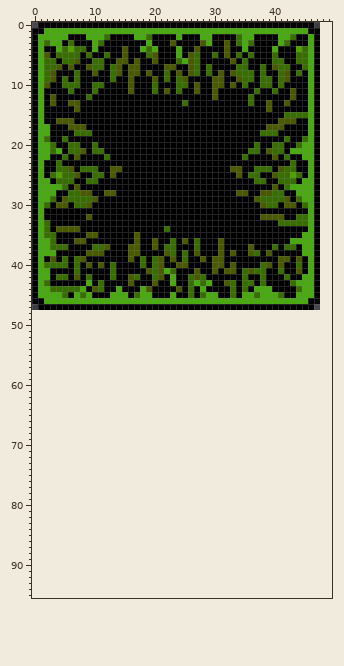
A pixel-art file gets an edit: art_source/tileset.aseprite. That is the earlier state.
48x48 pixels, 1 frame. Colours within 5 levels of each other are drawn and written as one. Shown: x 0..49, y 0..95. The old version is drawn lined up with the new one, on the new canvas.
New version:
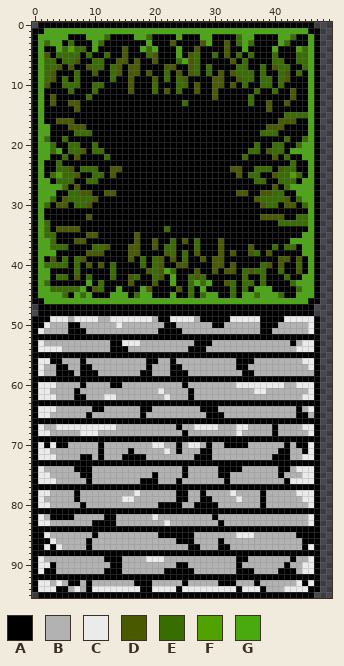
Palette (. is transparent): A #000000  B #b2b2b2  C #ebebeb  D #495900  E #386d00  F #51a200  G #49aa10
The author wrote: feat: adding nine box object
Changes in this commit:
canvas 48x48 -> 96x96
Changed rows in their new state; - is an unchanged pixel.
first column x 0:
48 -AAAAAAAAAAAAAAAAAAAAAAAAAAAAAAAAAAAAAAAAAAAAAA-
49 AAACCCBCCCCBBCCCCCCCBAACCCCBAAAAACCCCCAAAACCCCCA
50 AACBBBAABBBBBBCBBBBBBBAABBBBBBAABBBBBBAAABBBBBCA
51 ACBBBBAAABBBBBBBBBBBBAAAABBBBBBBBBBBBBAABBBBBBCA
52 AAAAAAAAAAAAAAAAAAAAAAAAAAAAAAAAAAAAAAAAAAAAAAAA
53 ACBBBBBBBBBBBAACCCBBBBBBBBBAAABBBBBBBBBBBBBABCCA
54 ACCCCBBBBBBBBAAABBBBBBBBBBAAABBBBBBBBBBBBBBBCCCA
55 AAAAAAAAAAAAAAAAAAAAAAAAAAAAAAAAAAAAAAAAAAAAAAAA
56 ACCAABBBABBBBBBBBBBAABBABBBBBBBBBBAAABBBBBBBBCCA
57 ACBBAABBAABBBBBBBBBABBBAABBBBBBBBBAABBBBBBBBBBCA
58 ACBBAAABAAABBBBBBBAABBBAAABBBBBBBBBAABBBBBBBBBBA
59 AAAAAAAAAAAAAAAAAAAAAAAAAAAAAAAAAAAAAAAAAAAAAAAA
60 ACCCBBBBABBBBAABBBBBBBBBBABBBBBBBBCCCCCCCCBBCCCA
61 ACCBBBBABBBBBBBBBBBBBCBBBBABBBBBBBBBBCCBBBBBBBCA
62 ACCCBBBAABBBCCBBBBBBBBCBBBABBBBBBBBBBBBBBBBBBCCA
63 AAAAAAAAAAAAAAAAAAAAAAAAAAAAAAAAAAAAAAAAAAAAAAAA
64 ACCCBBBBBBAABBBBBBAABBBBBBBBAAABBBBBBBBBBBBBABCA
65 ACCBBBBBBABBBBBBBBABBBBBBBBBBAAABBBBBBBBBBBBAABA
66 AAAAAAAAAAAAAAAAAAAAAAAAAAAAAAAAAAAAAAAAAAAAAAAA
67 ACBBCCCCCCCCCCBBBBBBBBBBABBCCCCBBBCCBBBBABBBBCCA
68 ACCBBBBBCCCBBBBBBBBBBBBBBABBBBBBBBCBBBBBABBBBBCA
69 AAAAAAAAAAAAAAAAAAAAAAAAAAAAAAAAAAAAAAAAAAAAAAAA
70 ACACAABBBBBABBBBBBBBCCBBABCCBABBAAAABBBBBBABAACA
71 ACCBBBBBBBBABBBBABBBBBCBABBBAABBBBBBBBBBBAABBACA
72 ACCCBBBBAABABBBAAAABBBBBBBBAAABBBBBBBBBBAAABBCCA
73 AAAAAAAAAAAAAAAAAAAAAAAAAAAAAAAAAAAAAAAAAAAAAAAA
74 ACBBBBBAAABBBBBBBBBBBBBBBABBBBBAAAABBBBBBAABCCCA
75 ACCBBBBBAABBBBBBBBBBABBBBABBBBBAABBBBBBBBABBBCCA
76 ACCCBBBBBABBBBBBBBAAABBBABBBBBBBABBBBBBBBBACCCCA
77 AAAAAAAAAAAAAAAAAAAAAAAAAAAAAAAAAAAAAAAAAAAAAAAA
78 ACCBBBBABBBBBBBBBCBBBBBBAABBABBBBCBBBBABBBBBCCCA
79 ACBBBBBABBBBBBBCCBBBBBBBAABBAABBBBCBBBABBBBBBCCA
80 ACCBBBBBABBBBBBBBBBBBAAAABBAAAABBBBBBBABBBBBBBCA
81 AAAAAAAAAAAAAAAAAAAAAAAAAAAAAAAAAAAAAAAAAAAAAAAA
82 ACBAAAABBBBBAABBBBBBCBBBBBBBBBABBBBBBBBBBBBBBBCA
83 ACCBBBBBBBAAAABBBBBBBBCBBBBBBBBABBBBBBBBBBBBBBCA
84 AAAAAAAAAAAAAAAAAAAAAAAAAAAAAAAAAAAAAAAAAAAAAAAA
85 AACBBBBBBBABBBBBBBBBBAAAAAABBBBBBBCCCBBBBBBBAAAA
86 AAACBBBBBABBBBBBBBBBBBBBAAABBBBABBBBBBBBBBBBBAAA
87 AACACBBBBABBBBBBBBBBBBBBBBAABBBAABBBBBBBBBBBBACA
88 AAAAAAAAAAAAAAAAAAAAAAAAAAAAAAAAAAAAAAAAAAAAAAAA
89 ACBBBBBBBBBBAAABBBBCCCBBBBBBBBBBBBAABBBBBBBABBCA
90 ACCABBBBBBBBBAABBBBBBBBBAABBBBBBBBABBBBBBBABBCCA
91 ACAABBBBBBBBAAABBBBBBBAAAAABBBBBBBAAABBBBAAABCCA
92 AAAAAAAAAAAAAAAAAAAAAAAAAAAAAAAAAAAAAAAAAAAAAAAA
93 ACCBCBAABABBBBBBBAAABBBBBABBBBBAAABBBABBBBBBCACA
94 ACCCAABCBACCCCCCCCAACCCCACCCCCCCCCACCCABBBCCCCAA
95 -AAAAAAAAAAAAAAAAAAAAAAAAAAAAAAAAAAAAAAAAAAAAAA-
Where, in picture pixels (left, top, right, bottom), the same in both pictures:
added: (32, 310, 320, 598)
